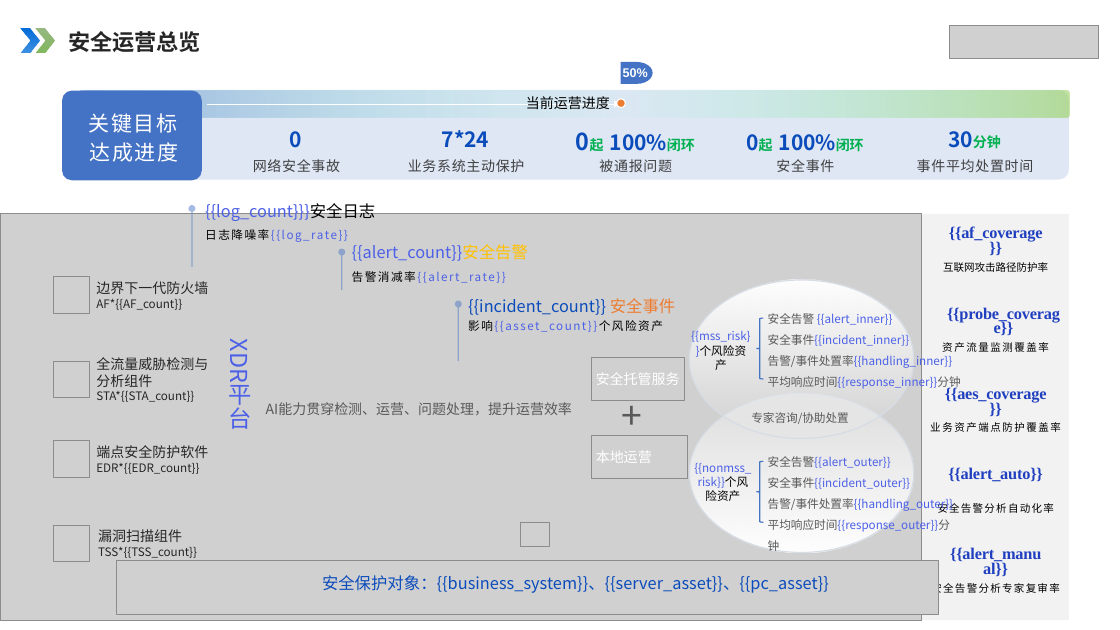
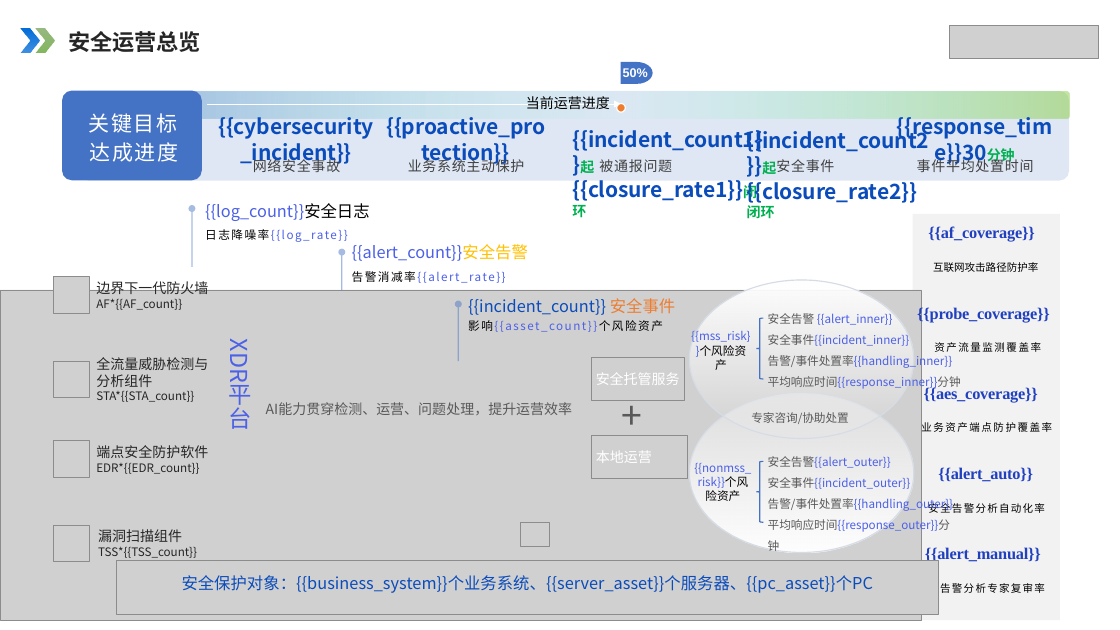
Before and after one commit to Xupai2022/report-generation, a slide deck: slide 8 of mss_ai_ppt_sample_assets/backend/data/templates/经典模板.pptx. Drawn at 1120x630 pixels with LibreOffice and Linux fonts; fonts in the diff are those of the drawing; grey boxes stand for pictures. Boxes give left, top, right and bottom in pixels: in the first picture for what was removed or moved away, otherwise in the second. Text is boxed around its words. In the diff, an @@ line names an element or a change of style, - is before the commit and + after.

```diff
--- a/mss_ai_ppt_sample_assets/backend/data/templates/经典模板.pptx
+++ b/mss_ai_ppt_sample_assets/backend/data/templates/经典模板.pptx
@@ text at box(218, 117, 373, 165): text changed @@
-0
+{{cybersecurity_incident}}
@@ text at box(386, 117, 545, 139): text changed @@
-7*24
+{{proactive_protection}}
@@ ellipse: place and size @@
-ellipse at box(617, 99, 625, 108)
+ellipse at box(617, 103, 625, 112)
@@ text at box(897, 114, 1053, 140): text changed @@
-30分钟
+{{response_time}}30分钟
@@ text "{{incident_count1}}起 {{closure_rate1}}闭环" at box(572, 130, 776, 218): vertical alignment middle to top @@
@@ text at box(572, 130, 776, 218): text changed @@
-0起 100%闭环
+{{incident_count1}}起 {{closure_rate1}}闭环
@@ text "{{incident_count2}}起 {{closure_rate2}}闭环" at box(580, 127, 930, 218): vertical alignment middle to top @@
@@ text at box(580, 127, 930, 218): text changed @@
-0起 100%闭环
+{{incident_count2}}起 {{closure_rate2}}闭环
@@ text at box(205, 203, 370, 221): text changed @@
-{{log_count}}}安全日志
+{{log_count}}安全日志
@@ 5 texts, 1 rectangle: place and size @@
-5 texts, 1 rectangle at box(922, 214, 1069, 621)
+5 texts, 1 rectangle at box(913, 214, 1060, 621)
@@ text "{{af_coverage}}" rewrapped from box(949, 226, 1043, 242) to box(928, 226, 1034, 242) @@
@@ picture: place and size @@
-picture at box(0, 214, 922, 621)
+picture at box(0, 290, 922, 620)
@@ text "{{probe_coverage}}" rewrapped from box(947, 307, 1060, 323) to box(917, 306, 1050, 323) @@
@@ text "{{aes_coverage}}" rewrapped from box(945, 386, 1047, 403) to box(924, 386, 1038, 403) @@
@@ text "{{alert_manual}}" rewrapped from box(950, 547, 1041, 563) to box(925, 547, 1041, 563) @@
@@ text at box(182, 575, 873, 593): text changed @@
-安全保护对象：{{business_system}}、{{server_asset}}、{{pc_asset}}
+安全保护对象：{{business_system}}个业务系统、{{server_asset}}个服务器、{{pc_asset}}个PC
@@ text "安全告警分析专家复审率": place and size @@
-text "安全告警分析专家复审率" at box(931, 581, 1060, 595)
+text "安全告警分析专家复审率" at box(917, 581, 1045, 595)
```
Also in this commit, not shown: 5 other slides changed, 13 other files.
